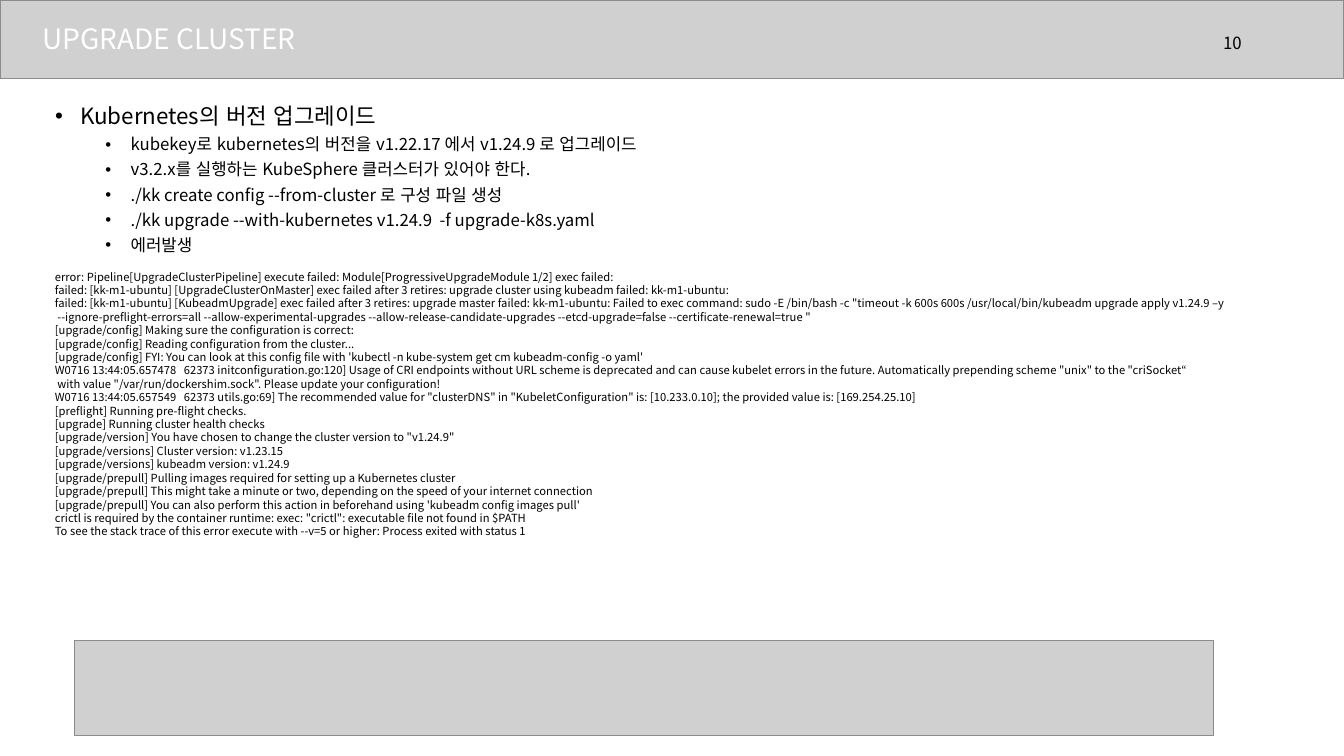
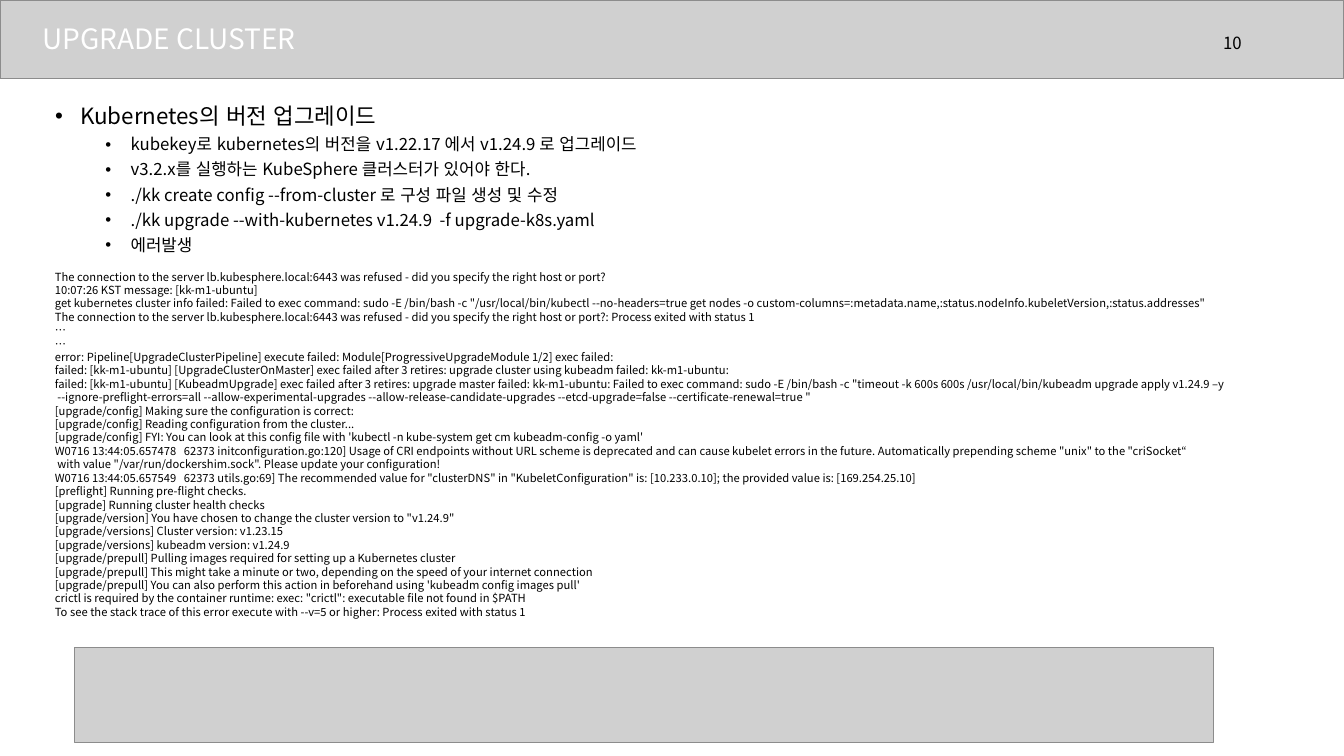
Before and after one commit to bluedove97/tstBash, a slide deck: slide 10 of KubeKey세미나_20230717.pptx. Drawn at 1344x756 pixels with LibreOffice and Linux fonts; fonts in the diff are those of the drawing; grey boxes stand for pictures. Boxes give left, top, right and bottom in pixels: in the first picture for what was removed or moved away, otherwise in the second. Text is boxed around its words. In the diff, an @@ line names an element or a change of style, - is before the commit and + after.

Commit message:
update file

```diff
--- a/KubeKey세미나_20230717.pptx
+++ b/KubeKey세미나_20230717.pptx
@@ text at box(131, 187, 558, 206): text changed @@
-  • ./kk create config --from-cluster 로 구성 파일 생성
+  • ./kk create config --from-cluster 로 구성 파일 생성 및 수정
@@ text at box(55, 272, 1205, 324): paragraphs added @@
+The connection to the server lb.kubesphere.local:6443 was refused - did you specify the right host or port?
+10:07:26 KST message: [kk-m1-ubuntu]
+get kubernetes cluster info failed: Failed to exec command: sudo -E /bin/bash -c "/usr/local/bin/kubectl --no-headers=true get nodes -o custom-columns=:metadata.name,:status.nodeInfo.kubeletVersion,:status.addresses"
+The connection to the server lb.kubesphere.local:6443 was refused - did you specify the right host or port?: Process exited with status 1
+…
+…
@@ picture: place and size @@
-picture at box(75, 641, 1214, 736)
+picture at box(75, 648, 1214, 743)
```
Also in this commit, not shown: 1 other slide changed.
